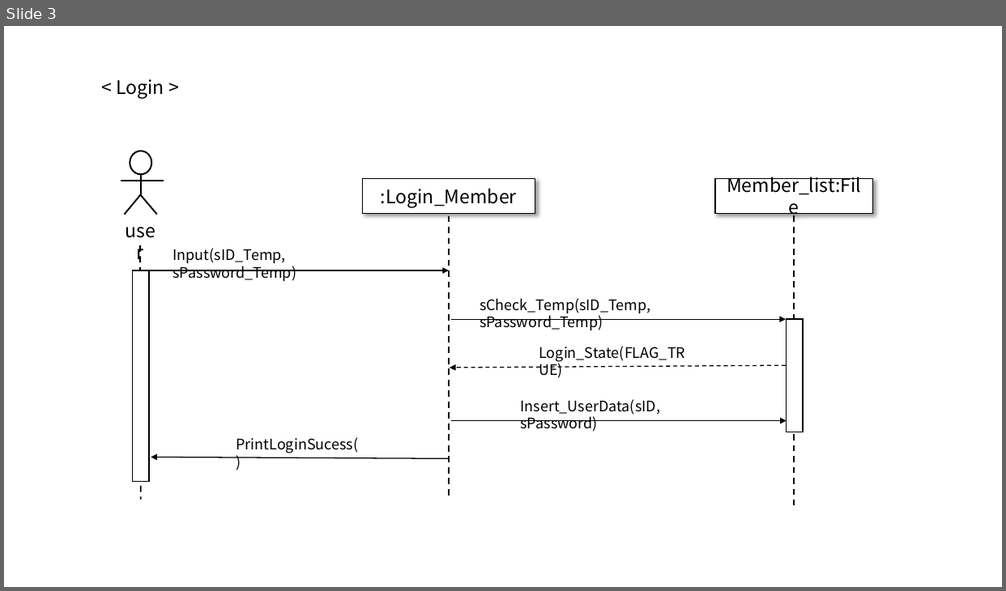
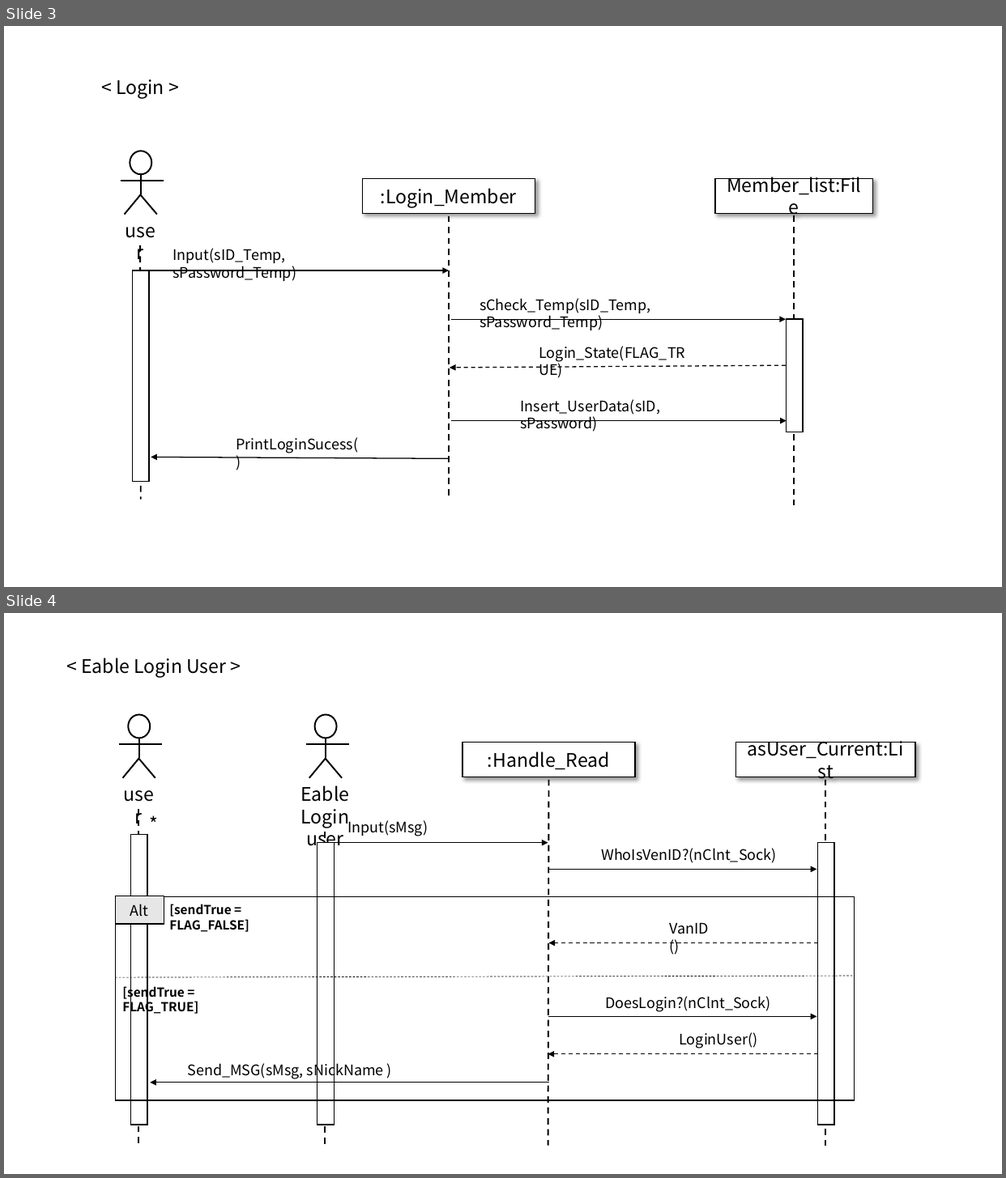
Before and after one commit to ChangYeop-Yang/Unix-SystemProgramming, a slide deck: Diagram Templet.pptx. Shown one above the other, each under a label of ours: slide 3 before the commit, slides 3 and 4 after it. The pictures are 1006x591 and 1006x1178 pixels, drawn with LibreOffice and Linux fonts; fonts in the diff are those of the drawing. Boxes give left, top, right and bottom in pixels: in the first picture for what was removed or moved away, otherwise in the second. Text is boxed around its words. In the diff, an @@ line names an element or a change of style, - is before the commit and + after.

Commit message:
Update Report and diagram templet
6. System Detail design
6.4. Chatting with eable login user

```diff
--- a/Diagram Templet.pptx
+++ b/Diagram Templet.pptx
@@ slide 4 added at <box>4,613,1002,1174</box>, background #FFFFFF @@
@@ group added at <box>81,658,916,1146</box>: 13 lines, 12 texts, 7 rectangles, 6 arrows, 2 ellipses @@
+Eable Login
+user
+Input(sMsg)
+:Handle_Read
+asUser_Current:List
+WhoIsVenID?(nClnt_Sock)
+< Eable Login User >
+[sendTrue = FLAG_FALSE]
+VanID()
+DoesLogin?(nClnt_Sock)
+user
+*
+Alt
+[sendTrue = FLAG_TRUE]
+LoginUser()
+Send_MSG(sMsg, sNickName )
```
Also in this commit, not shown: 1 other file.
